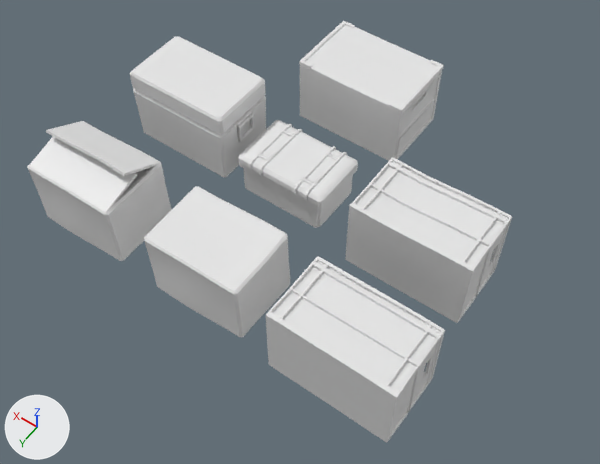
The FBX model Assets/_Assets/Models/Tent_Boxes_+_Crates.fbx, before and after one commit.
Rendered twice from a 50 mm camera at (-2.37, 3.33, 4.8) aimed at (-0.22, 0.32, 0.06). Lighting does not change. The marker at lower left points along +X, +Y and +Z. Materials are left out; every surface is plain grey. Where no turn or scale is listed for an object, it has been applied to the vertices.

The first picture shows 'cardboardBox_open_v1', 'cardboardBox_v1.01', 'cooler_V1.01', 'decorative_pCase_v1.01', 'foodCrate_v1.01', 'foodCrate_v1.02', 'foodCrate_v1.04'.
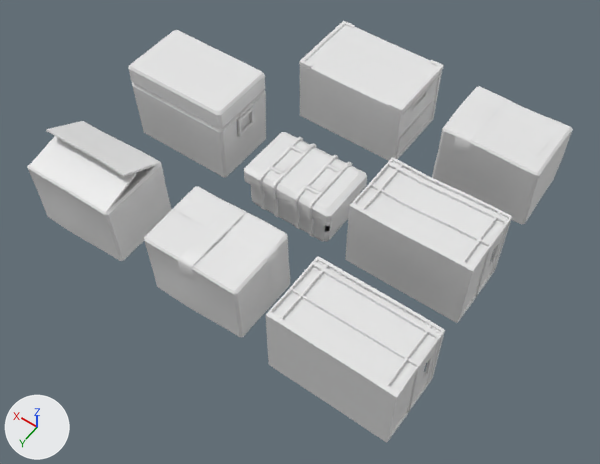
What changed in the scene script:
```text
Change me_cube_197:
    used by ob_decorative_pcase_v1_01; location = (0.053, -0.036, 0.191)
    remove me_cube_197.from_pydata(...)  # 719 vertices, 703 faces; spans x -0.375..0.375, y -0.258..0.258, z -0.188..0.188
    add me_cube_197.from_pydata(...)  # 987 vertices, 988 faces; spans x -0.382..0.382, y -0.266..0.266, z -0.197..0.197
    me_cube_197 part 1: the loose piece of 424 vertices spanning x -0.375..0.375, y -0.258..0.258, z 0.103..0.188 is rebuilt with 360 vertices and now spans x -0.381..0.382, y -0.264..0.265, z 0.092..0.197
    me_cube_197 part 2: the loose piece of 295 vertices spanning x -0.373..0.373, y -0.256..0.25, z -0.188..0.114 is rebuilt with 551 vertices and now spans x -0.382..0.381, y -0.265..0.266, z -0.197..0.106
Change me_cube_192:
    used by ob_cooler_v1_01; location = (0.993, -0.065, 0.326)
    remove me_cube_192.from_pydata(...)  # 484 vertices, 415 faces; spans x -0.455..0.455, y -0.274..0.274, z -0.323..0.323
    add me_cube_192.from_pydata(...)  # 484 vertices, 415 faces; spans x -0.455..0.455, y -0.274..0.274, z -0.323..0.383
    me_cube_192 part 3: the loose piece of 180 vertices spanning x -0.455..-0.429, y -0.089..0.085, z -0.053..0.113 is moved by (0.0, 0.0, 0.06)
    me_cube_192 part 4: 44 of the vertices in x -0.443..-0.404, y -0.271..0.107, z -0.065..0.323 are moved by (0.0, 0.0, 0.06)
    me_cube_192 part 5: 12 of the vertices in x -0.442..-0.402, y 0.241..0.274, z 0.135..0.323 are moved by (0.0, 0.0, 0.06)
    me_cube_192 part 6: 12 of the vertices in x 0.405..0.444, y 0.237..0.271, z 0.135..0.323 are moved by (0.0, 0.0, 0.06)
Add me_cube_115:
    me_cube_115.from_pydata(...)  # 540 vertices, 526 faces; spans x -0.399..0.399, y -0.291..0.284, z -0.293..0.295
Change ob_decorative_pcase_v1_01:
    ob_decorative_pcase_v1_01.location: (0.053, -0.036, 0.191) -> (-0.067, 0.041, 0.195)
Add ob_cardboardbox_v1_02:
    ob_cardboardbox_v1_02 = bpy.data.objects.new('cardboardBox_v1.02', me_cube_115)
    ob_cardboardbox_v1_02.location = (-1.101, -0.972, 0.297)
```

Where the change shows, as pixel boxes (x1, y1, x2, y2) in the pictures (600 x 464 px; the box of a moved part takes in the faces that stretch with it):
'cooler_V1.01', reshaped: before (130, 36, 266, 177); after (129, 30, 266, 177)
'cardboardBox_v1.02', added: after (432, 86, 573, 224)
'decorative_pCase_v1.01', reshaped, moved: before (238, 120, 358, 228); after (244, 132, 367, 241)
part 1 of me_cube_197, rebuilt: before (238, 120, 358, 206); after (244, 132, 367, 222)
part 2 of me_cube_197, rebuilt: before (239, 163, 357, 228); after (244, 176, 367, 241)
part 3 of me_cube_192, moved or reshaped: before (237, 113, 255, 143); after (237, 107, 255, 137)
part 4 of me_cube_192, moved or reshaped: before (227, 77, 266, 176); after (227, 71, 266, 176)
part 5 of me_cube_192, moved or reshaped: before (217, 80, 266, 177); after (216, 74, 265, 177)
part 6 of me_cube_192, moved or reshaped: before (130, 36, 262, 140); after (129, 30, 262, 140)
